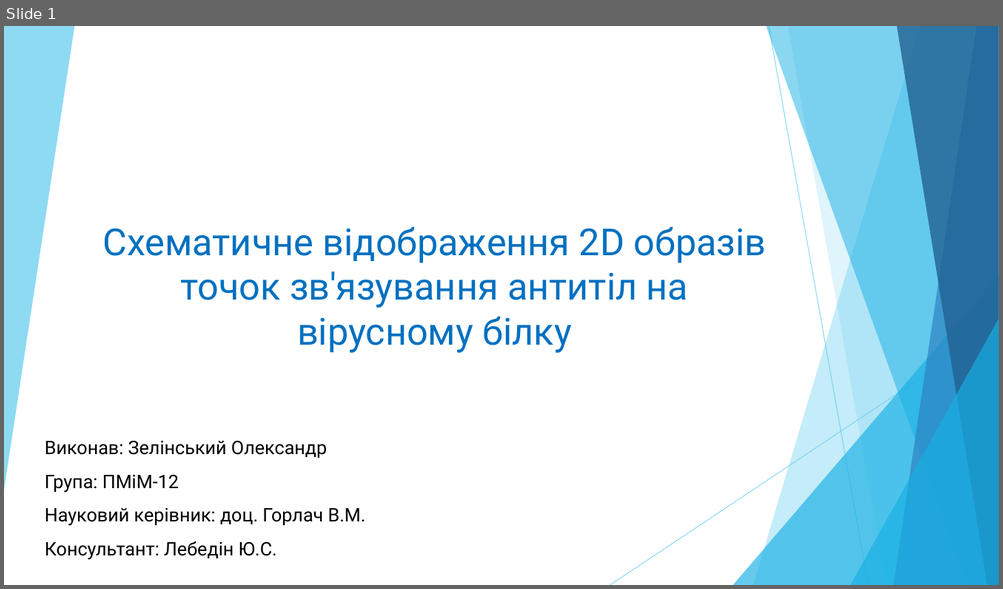
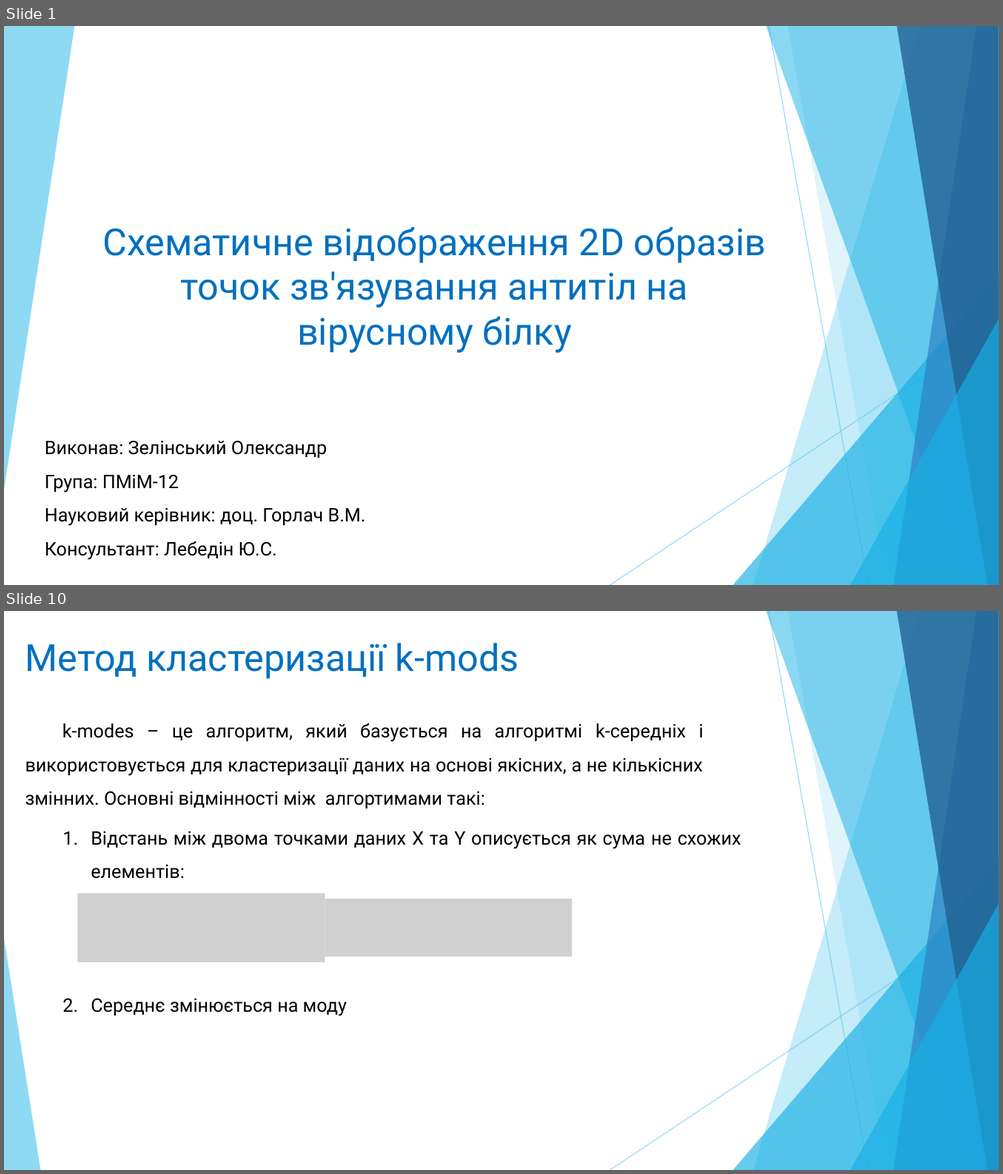
Before and after one commit to zelo2000/Xema, a slide deck: Documents/Зелінський_Олександр.pptx. Shown one above the other, each under a label of ours: slide 1 before the commit, slides 1 and 10 after it; the slides between them are not shown. The pictures are 1003x589 and 1003x1174 pixels, drawn with LibreOffice and Linux fonts; fonts in the diff are those of the drawing; grey boxes stand for pictures. Boxes give left, top, right and bottom in pixels: in the first picture for what was removed or moved away, otherwise in the second. Text is boxed around its words. In the diff, an @@ line names an element or a change of style, - is before the commit and + after.

```diff
--- a/Documents/Зелінський_Олександр.pptx
+++ b/Documents/Зелінський_Олександр.pptx
@@ slide 10 added at (x1=4, y1=611, x2=999, y2=1170), background #FFFFFF; not listed: 9 template elements that a slide beside it also shows @@
@@ text added at (x1=25, y1=643, x2=519, y2=679), 36 pt, text #0070C0 @@
+Метод кластеризації k-mods
@@ text added at (x1=25, y1=723, x2=703, y2=809), 18 pt, text #000000 @@
+k-modes – це алгоритм, який базується на алгоритмі k-середніх і використовується для кластеризації даних на основі якісних, а не кількісних змінних. Основні відмінності між алгортимами такі:
@@ text added at (x1=91, y1=832, x2=741, y2=1017), 18 pt, text #000000 @@
+1. Відстань між двома точками даних X та Y описується як сума не схожих елементів:
+2. Середнє змінюється на моду
@@ picture added at (x1=78, y1=894, x2=325, y2=963) @@
@@ picture added at (x1=325, y1=899, x2=572, y2=957) @@
@@ triangle added at (x1=4, y1=939, x2=40, y2=1170), fill #5FCBEF at 70% opacity @@
```
Also in this commit, not shown: 11 slides changed, 2 other slides added, 2 slides removed, 5 other files.
